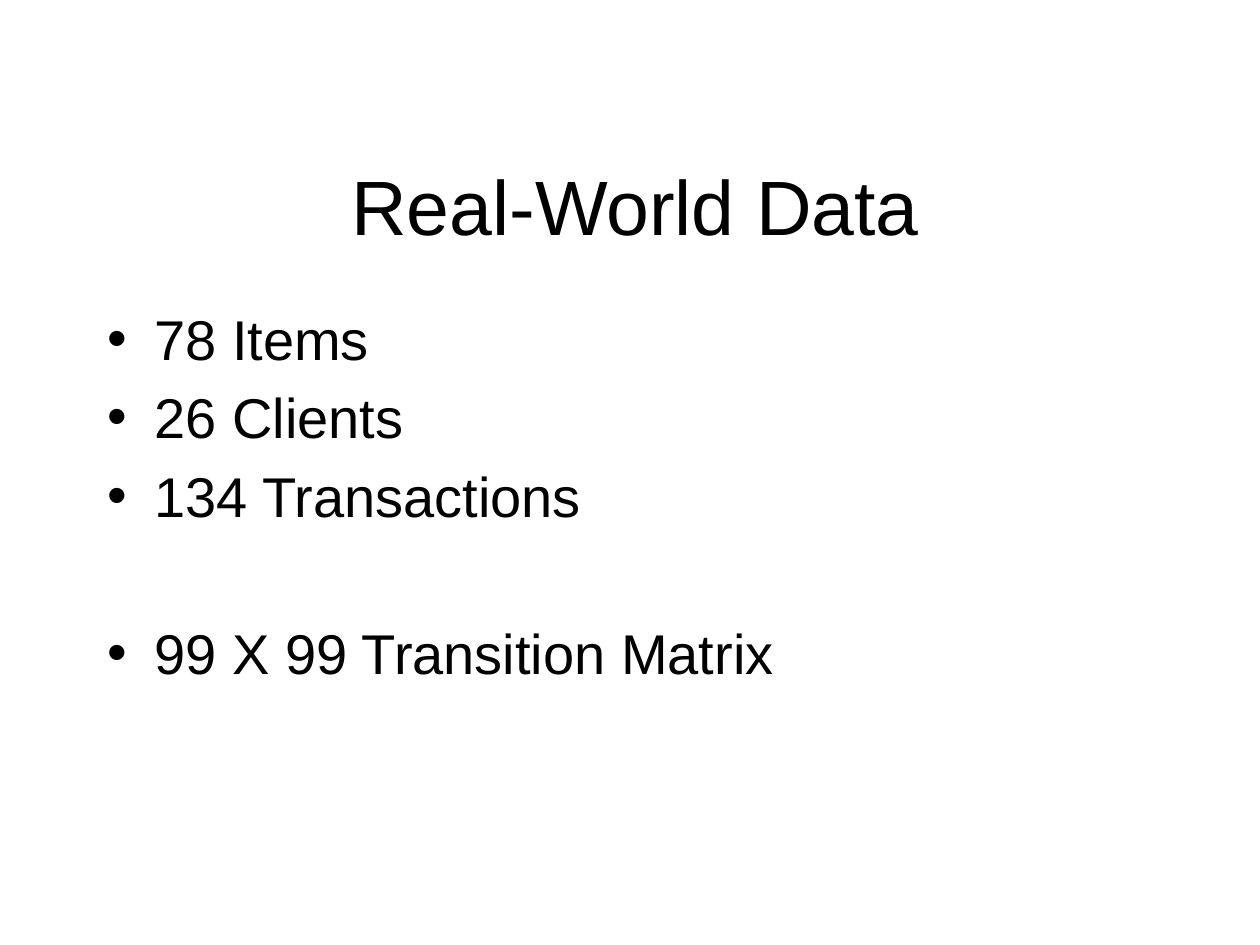
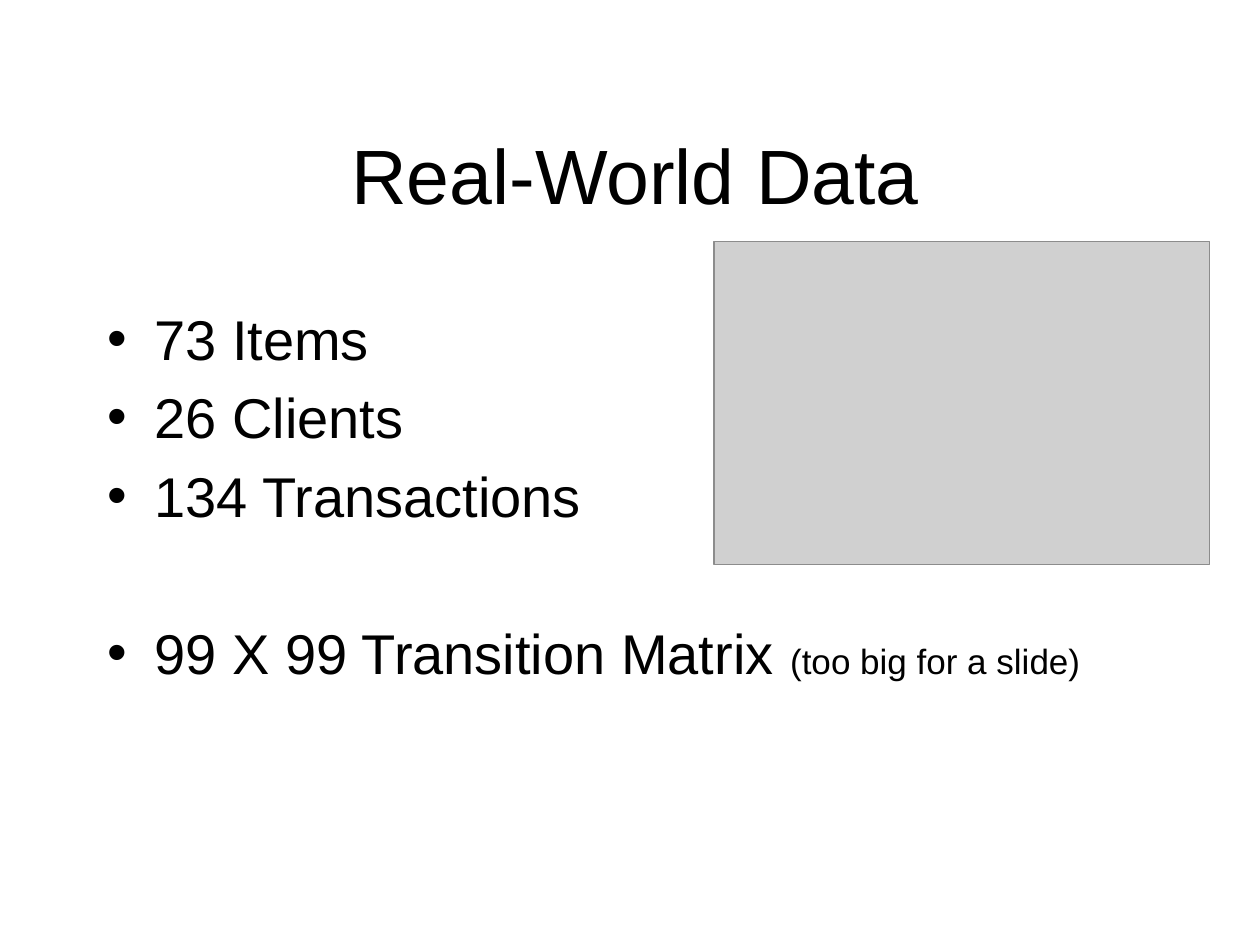
Before and after one commit to nicomp42/CS7081Spring2016Group01FinalProject, a slide deck: slide 12 of Team 01 Final Project.pptx. Drawn at 1260x945 pixels with LibreOffice and Linux fonts; fonts in the diff are those of the drawing; grey boxes stand for pictures; background and template pictures are left out. Boxes give left, top, right and bottom in pixels: in the first picture for what was removed or moved away, otherwise in the second. Text is boxed around its words. In the diff, an @@ line names an element or a change of style, - is before the commit and + after.

```diff
--- a/Team 01 Final Project.pptx
+++ b/Team 01 Final Project.pptx
@@ title "Real-World Data": place and size @@
-title "Real-World Data" at <box>351,179,919,236</box>
+title "Real-World Data" at <box>351,148,919,205</box>
@@ picture added at <box>714,242,1210,564</box> @@
@@ text at <box>154,321,369,361</box>: text changed @@
-• 78 Items
+• 73 Items
@@ text at <box>154,633,1080,680</box>: text changed @@
-• 99 X 99 Transition Matrix
+• 99 X 99 Transition Matrix (too big for a slide)
```
Also in this commit, not shown: 3 other slides changed, 3 slides added, 1 other file.
